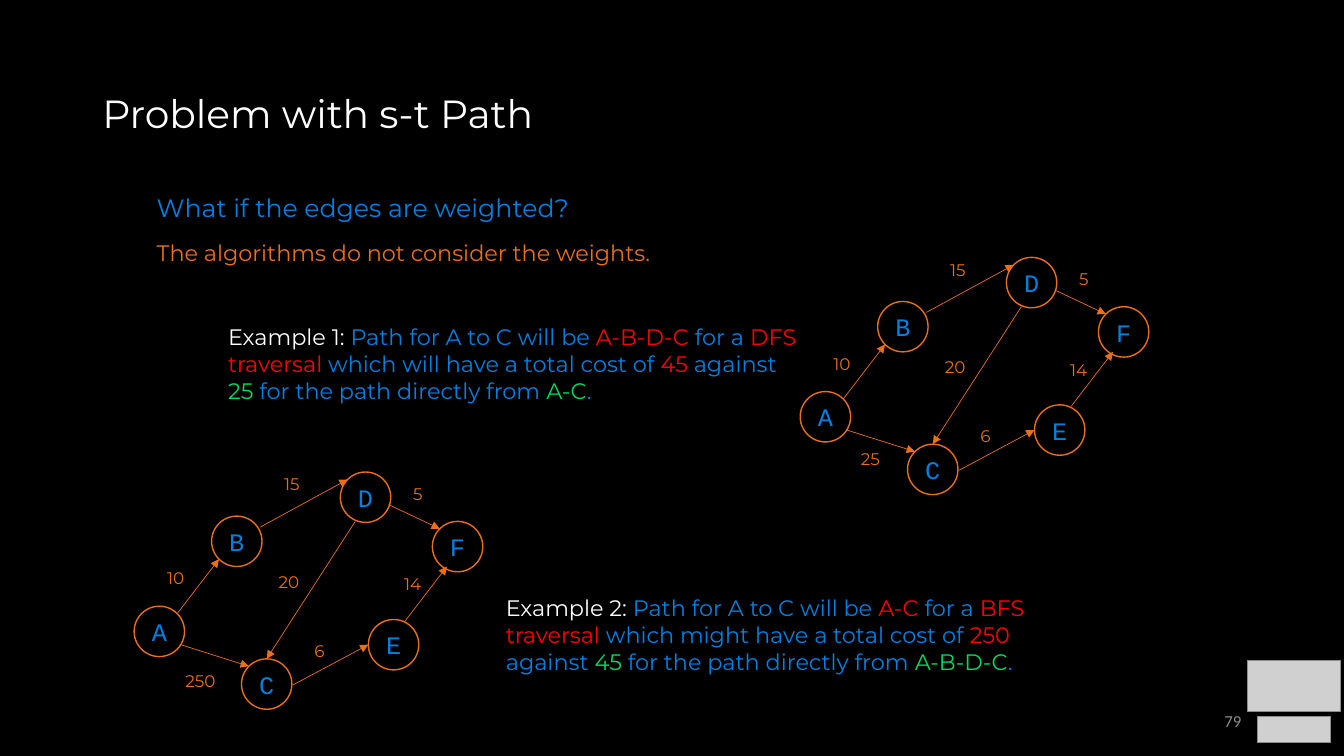
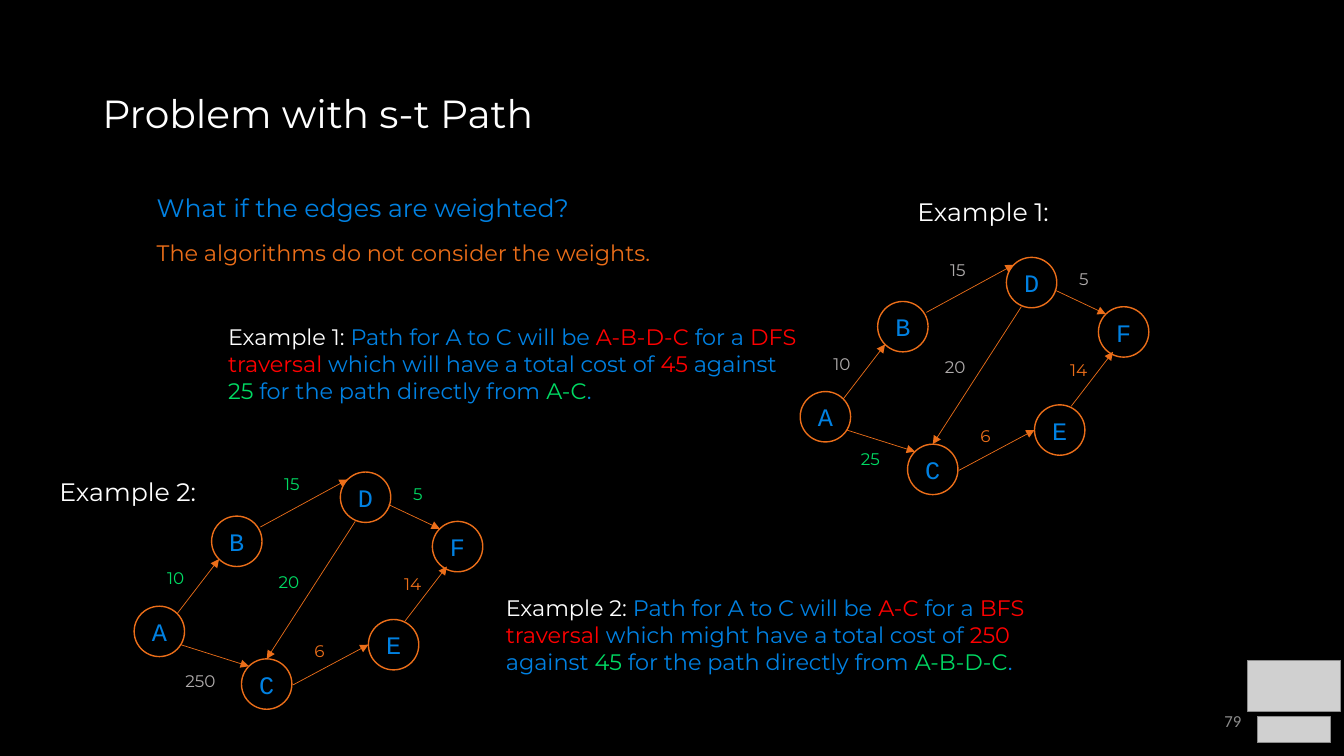
Before and after one commit to COP3530/Instructional-Content, a slide deck: slide 79 of Slides/Slides-PPT/8a - Graph Terminology and Implementation.pptx. Drawn at 1344x756 pixels with LibreOffice and Linux fonts; fonts in the diff are those of the drawing; grey boxes stand for pictures. Boxes give left, top, right and bottom in pixels: in the first picture for what was removed or moved away, otherwise in the second. Text is boxed around its words. In the diff, an @@ line names an element or a change of style, - is before the commit and + after.

```diff
--- a/Slides/Slides-PPT/8a - Graph Terminology and Implementation.pptx
+++ b/Slides/Slides-PPT/8a - Graph Terminology and Implementation.pptx
@@ text added at [917,202,1048,226], 18 pt, text #FFFFFF @@
+Example 1:
@@ text added at [59,482,196,506], 18 pt, text #FFFFFF @@
+Example 2:
@@ text colour #EB6E19 to #00DA63 in 5 elements at [861,453,880,465], [167,572,184,584], [284,478,300,490], [413,488,423,500], [279,576,300,588] @@
@@ text colour #EB6E19 to #AFABAB in 5 elements at [833,358,850,370], [950,264,966,276], [1079,273,1089,285], [945,361,966,373], [185,675,215,687] @@
```
Also in this commit, not shown: 1 other slide changed, 2 other files.
